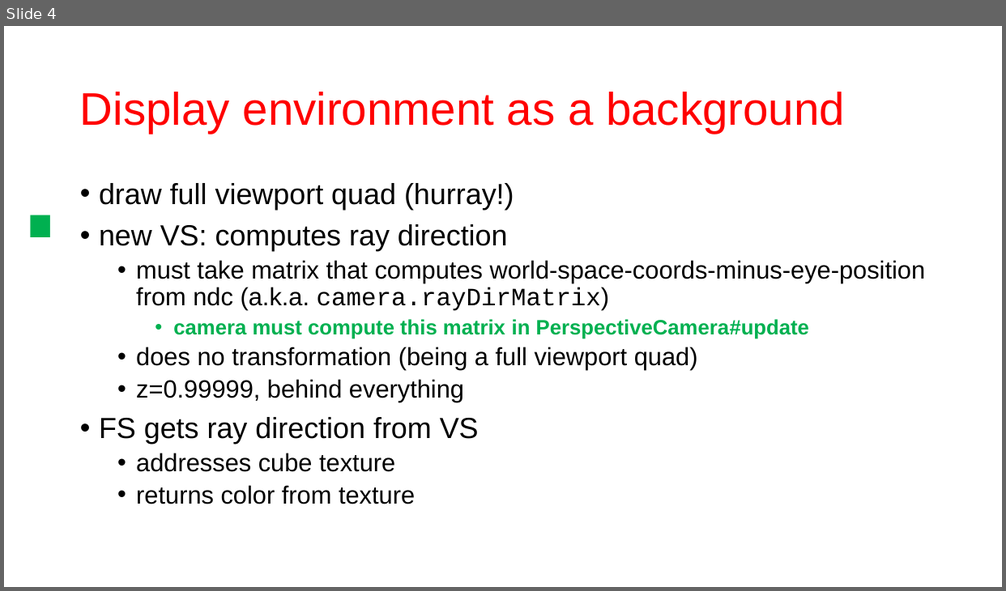
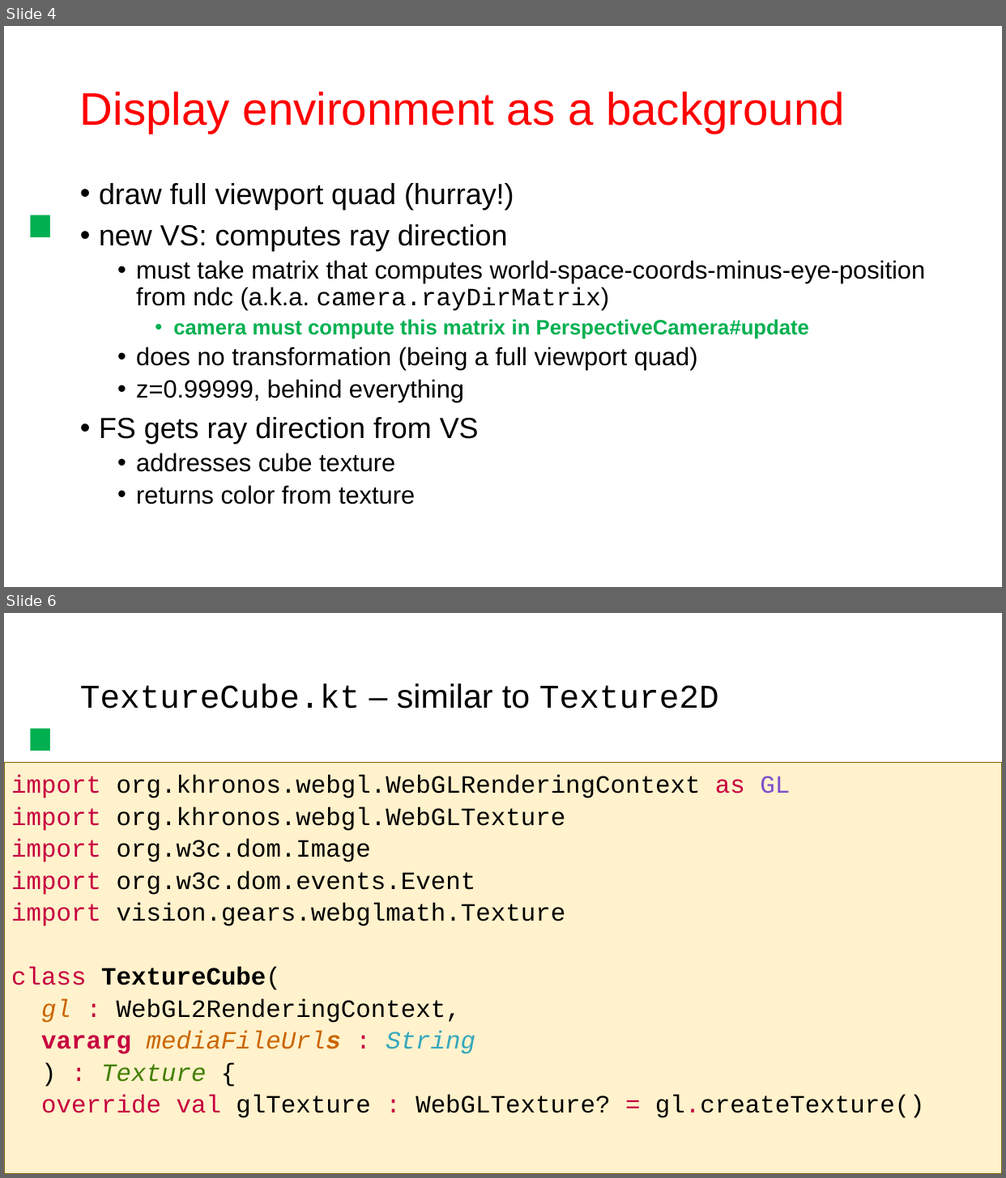
Before and after one commit to szecsi/kogfactory, a slide deck: projects/kog.040.030-background/aitcg330 - Environment Background.pptx. Shown one above the other, each under a label of ours: slide 4 before the commit, slides 4 and 6 after it; the slides between them are not shown. The pictures are 1006x591 and 1006x1178 pixels, drawn with LibreOffice and Linux fonts; fonts in the diff are those of the drawing. Boxes give left, top, right and bottom in pixels: in the first picture for what was removed or moved away, otherwise in the second. Text is boxed around its words. In the diff, an @@ line names an element or a change of style, - is before the commit and + after.

```diff
--- a/projects/kog.040.030-background/aitcg330 - Environment Background.pptx
+++ b/projects/kog.040.030-background/aitcg330 - Environment Background.pptx
@@ slide 6 added at (4,613,1002,1174), background #FFFFFF @@
@@ text added at (4,613,47,799), 200 pt, text #00B050 @@
+.
@@ title added at (80,683,719,709), 32 pt, text #000000 @@
+TextureCube.kt – similar to Texture2D
@@ text added at (4,763,1002,1174), fill #FFF2CC, outline #806000 0.75 pt, 24 pt, text #000000 @@
+import org.khronos.webgl.WebGLRenderingContext as GL
+import org.khronos.webgl.WebGLTexture
+import org.w3c.dom.Image
+import org.w3c.dom.events.Event
+import vision.gears.webglmath.Texture
+class TextureCube(
+gl : WebGL2RenderingContext,
+vararg mediaFileUrls : String
+) : Texture {
+override val glTexture : WebGLTexture? = gl.createTexture()
```
Also in this commit, not shown: 3 slides changed, 1 slide removed, 6 other files.
